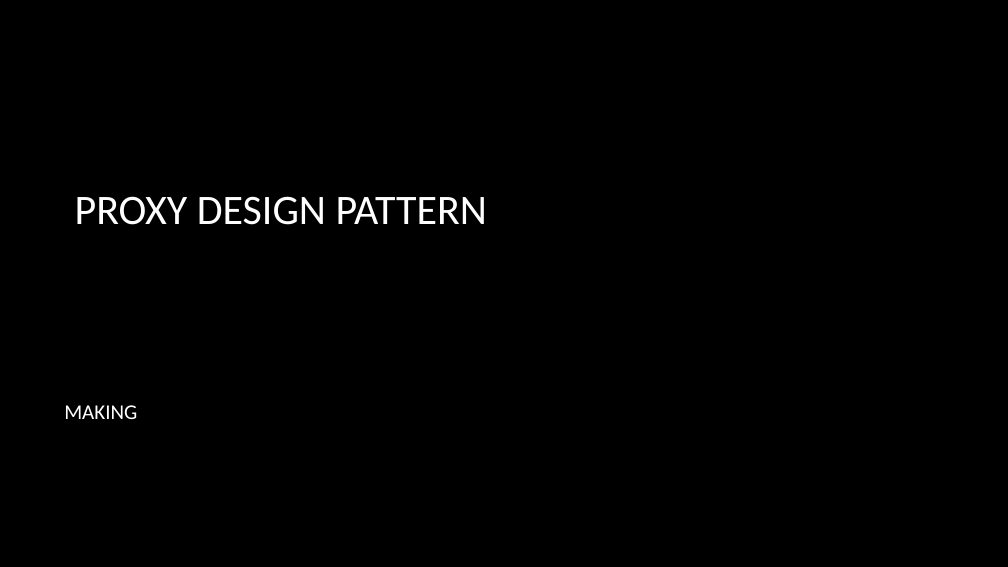
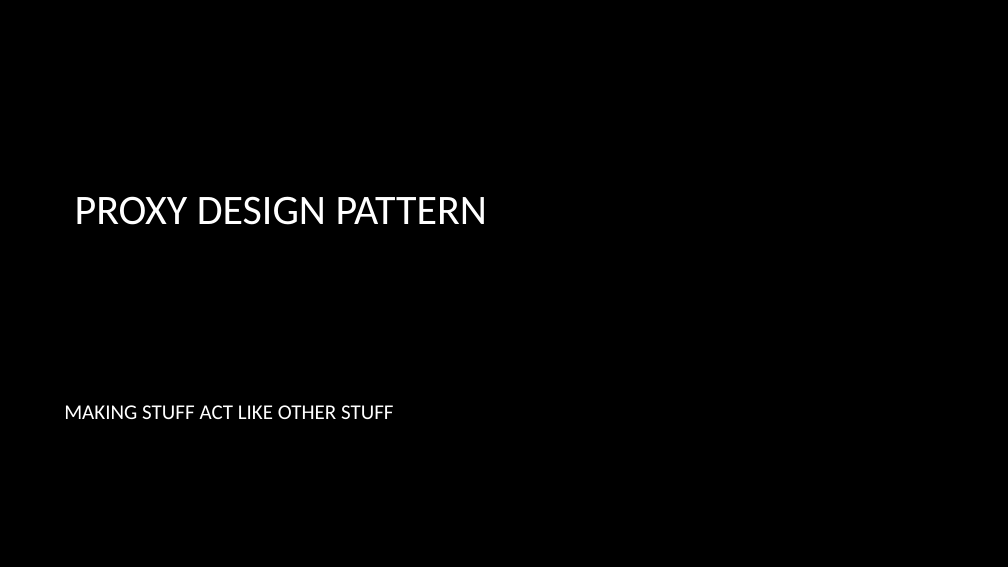
Before and after one commit to dundane/CSC360Demos, a slide deck: slide 196 of CSC360Demo/Design Patterns Slide Show.pptx. Drawn at 1008x567 pixels with LibreOffice and Linux fonts; fonts in the diff are those of the drawing; background and template pictures are left out. Boxes give left, top, right and bottom in pixels: in the first picture for what was removed or moved away, otherwise in the second. Text is boxed around its words. In the diff, an @@ line names an element or a change of style, - is before the commit and + after.

Commit message:
Added Command Pattern

```diff
--- a/CSC360Demo/Design Patterns Slide Show.pptx
+++ b/CSC360Demo/Design Patterns Slide Show.pptx
@@ text at [64, 405, 394, 419]: text changed @@
-MAKING
+MAKING STUFF ACT LIKE OTHER STUFF
```
Also in this commit, not shown: 9 other slides changed, 45 slides added, 19 other files.
